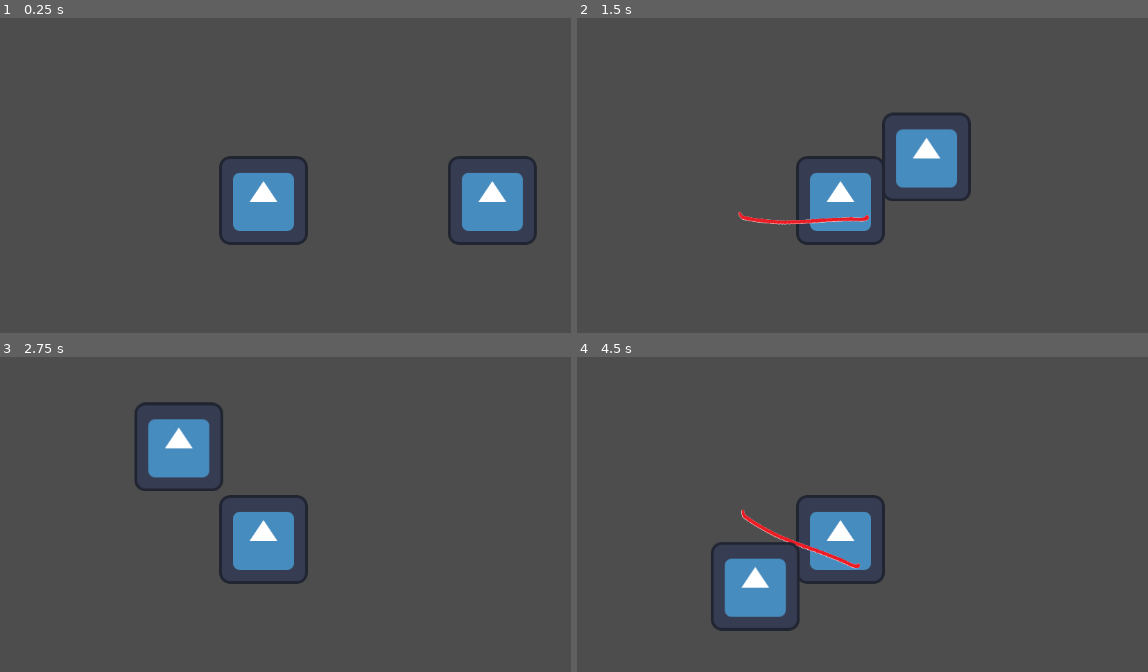
Above: before the commit, frames 1-4 (two rows, left to right).
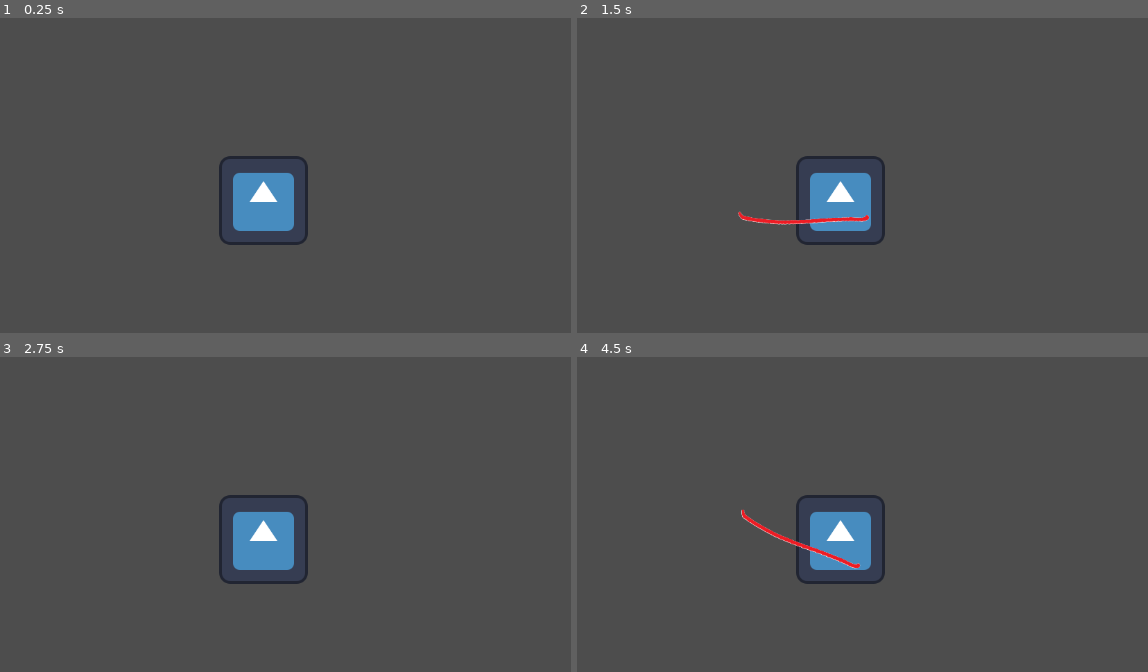
Above: after the commit, the same moments.

Repository: kschulz20/scream-jam-2024
Game: Godot game, scene res://src/main.tscn
Same seed, same stepped clock (60 frames per second), same inputs: the game is played once before the commit and once after it. The engine's default icon, where the game draws it, is replaced by a stand-in: a white triangle on a blue panel in a dark square.
Inputs (mouse positions are in pixels of both pictures, inside the frame that each line leads up to):
- Up to frame 1 (0.25 s): no input
- Up to frame 2 (1.5 s): move the mouse to (1016, 178) at 0.52 s; hold D (move_right) 0.53-1.28 s; click (1016, 178) at 0.6 s; tap Enter at 1.25 s; move the mouse to (679, 222) at 1.27 s; hold S (move_down) from 1.28 s (still down); click (679, 222) at 1.35 s
- Up to frame 3 (2.75 s): move the mouse to (342, 442) at 2.02 s; release S (move_down) at 2.03 s; hold D (move_right) from 2.03 s (still down); click (342, 442) at 2.1 s
- Up to frame 4 (4.5 s): move the mouse to (799, 627) at 2.77 s; release D (move_right) at 2.78 s; hold W (move_up) 2.78-3.53 s; click (799, 627) at 2.85 s; move the mouse to (1079, 605) at 3.52 s; hold A (move_left) from 3.53 s (still down); click (1079, 605) at 3.6 s; move the mouse to (599, 473) at 4.27 s; click (599, 473) at 4.35 s

The runs differ from the first frame. In frame 1, 2.5% of the frame differs, in the area x 78-95%, y 43-73%; in frame 2, 2.5%; in frame 3, 2.6%, in the area x 23-40%, y 14-43%; in frame 4, 2.6%.

Commit message:
spawning points

Diff:
--- a/src/Entities/MVPEnemy/enemy.gd
+++ b/src/Entities/MVPEnemy/enemy.gd
@@ -2,6 +2,7 @@
 
 @export var move_speed = 35
 @export var debug_enable_move = true
+@onready var player_character = get_tree().root.find_child("PlayerCharacter", true, false)
 
 func _ready() -> void:
 	# For testing/debug
@@ -11,10 +12,10 @@
 	print("OW!!!!")
 
 func _physics_process(delta: float) -> void:
-	velocity = move_speed * delta * (%PlayerCharacter.position - position)
+	velocity = move_speed * delta * (player_character.position - position)
 	move_and_slide()
-	for index in get_slide_collision_count():
-		var collision := get_slide_collision(index)
-		var obj := collision.get_collider()
-		if obj == %PlayerCharacter:
-			print("gotcha!")
+	#for index in get_slide_collision_count():
+		#var collision := get_slide_collision(index)
+		#var obj := collision.get_collider()
+		#if obj == player:
+			#print("gotcha!")
--- /dev/null
+++ b/src/Level/enemy_spawner.gd
@@ -0,0 +1,10 @@
+extends Node2D
+
+signal spawn_enemy()
+
+func _ready():
+	var main = get_node("Main")
+
+
+func _on_spawn_timer_timeout() -> void:
+	spawn_enemy.emit()
--- /dev/null
+++ b/src/Level/enemy_spawner.tscn
@@ -0,0 +1,26 @@
+[gd_scene load_steps=4 format=3 uid="uid://fegoub4ev2q4"]
+
+[ext_resource type="Script" path="res://src/Level/enemy_spawner.gd" id="1_0tnkk"]
+[ext_resource type="Texture2D" uid="uid://cm7u7icysp3s0" path="res://assets/level/spawn.png" id="2_ftotr"]
+
+[sub_resource type="GDScript" id="GDScript_jdynu"]
+script/source = "extends Timer
+
+signal spawn_enemy()
+
+func _on_timeout() -> void:
+	spawn_enemy.emit()
+"
+
+[node name="EnemySpawner" type="Node2D"]
+script = ExtResource("1_0tnkk")
+metadata/_edit_group_ = true
+
+[node name="SpawnTimer" type="Timer" parent="."]
+script = SubResource("GDScript_jdynu")
+
+[node name="Sprite2D" type="Sprite2D" parent="."]
+scale = Vector2(0.12, 0.12)
+texture = ExtResource("2_ftotr")
+
+[connection signal="timeout" from="SpawnTimer" to="." method="_on_spawn_timer_timeout"]
--- /dev/null
+++ b/src/main.gd
@@ -0,0 +1,9 @@
+extends Node
+
+# Called when the node enters the scene tree for the first time.
+func _ready() -> void:
+	pass
+
+# Called every frame. 'delta' is the elapsed time since the previous frame.
+func _process(delta: float) -> void:
+	pass
--- a/src/main.tscn
+++ b/src/main.tscn
@@ -1,18 +1,16 @@
 [gd_scene load_steps=6 format=3 uid="uid://owpaq245hh2l"]
 
+[ext_resource type="Script" path="res://src/main.gd" id="1_ug436"]
 [ext_resource type="PackedScene" uid="uid://q772sl7sx1ey" path="res://src/Entities/Player/player_character.tscn" id="1_wblpv"]
 [ext_resource type="PackedScene" uid="uid://3k1pyy0hhb37" path="res://src/Entities/MVPEnemy/enemy.tscn" id="2_gv313"]
-[ext_resource type="Texture2D" uid="uid://bj7l42iw8ukom" path="res://assets/player/icon.svg" id="3_lyv6t"]
+[ext_resource type="Script" path="res://src/spawn_manager.gd" id="4_rssqy"]
 
 [sub_resource type="CapsuleShape2D" id="CapsuleShape2D_wj6wx"]
 radius = 60.0
 height = 122.0
 
-[sub_resource type="CapsuleShape2D" id="CapsuleShape2D_tpfj1"]
-radius = 60.0
-height = 120.0
-
 [node name="Main" type="Node"]
+script = ExtResource("1_ug436")
 
 [node name="PlayerCharacter" parent="." instance=ExtResource("1_wblpv")]
 unique_name_in_owner = true
@@ -21,10 +19,18 @@
 [node name="CollisionShape2D2" type="CollisionShape2D" parent="PlayerCharacter"]
 shape = SubResource("CapsuleShape2D_wj6wx")
 
-[node name="Enemy" parent="." instance=ExtResource("2_gv313")]
+[node name="SpawnManager" type="Node" parent="."]
+script = ExtResource("4_rssqy")
+enemy_scene = ExtResource("2_gv313")
 
-[node name="Sprite2D" type="Sprite2D" parent="Enemy"]
-texture = ExtResource("3_lyv6t")
+[node name="EnemySpawn1" type="Marker2D" parent="SpawnManager"]
 
-[node name="CollisionShape2D2" type="CollisionShape2D" parent="Enemy"]
-shape = SubResource("CapsuleShape2D_tpfj1")
+[node name="EnemySpawn2" type="Marker2D" parent="SpawnManager"]
+position = Vector2(1144, 12)
+
+[node name="EnemySpawnTimer" type="Timer" parent="SpawnManager"]
+wait_time = 10.0
+
+[node name="Enemies" type="Node" parent="."]
+
+[connection signal="timeout" from="SpawnManager/EnemySpawnTimer" to="SpawnManager" method="_on_enemy_spawn_timer_timeout"]
--- /dev/null
+++ b/src/spawn_manager.gd
@@ -0,0 +1,22 @@
+extends Node
+
+@export var enemy_scene: PackedScene
+@onready var enemies_node = get_tree().root.find_child("Enemies", true, false)
+var enemy_spawn_list
+
+# Called when the node enters the scene tree for the first time.
+func _ready() -> void:
+	$EnemySpawnTimer.start()
+	enemy_spawn_list = [$EnemySpawn1, $EnemySpawn2]
+	# Ensure enemies spawn at game start
+	_on_enemy_spawn_timer_timeout()
+
+# Called every frame. 'delta' is the elapsed time since the previous frame.
+func _process(delta: float) -> void:
+	pass
+
+func _on_enemy_spawn_timer_timeout() -> void:
+	for enemy_spawn in enemy_spawn_list:
+		var enemy = enemy_scene.instantiate()
+		enemy.position = enemy_spawn.position
+		enemies_node.add_child(enemy)
Not shown, added: assets/level/spawn.import
Binary file added: assets/level/spawn.png
Not shown, added: assets/level/spawn.png.import
Not shown, changed: .gitignore
